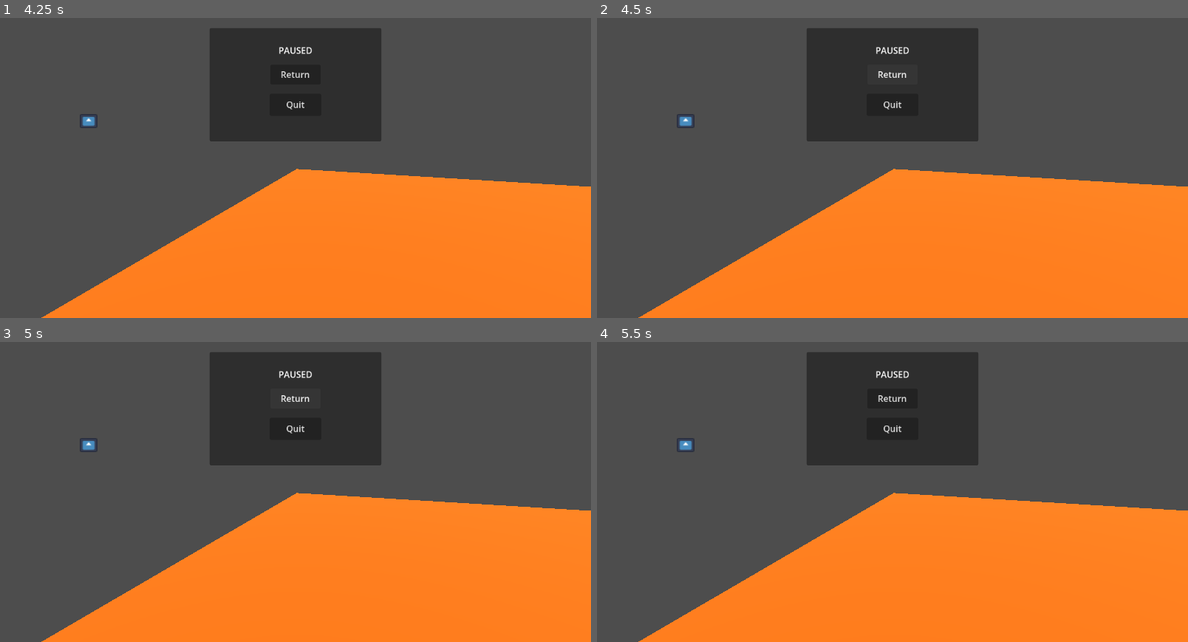
Above: before the commit, frames 1-4 (two rows, left to right).
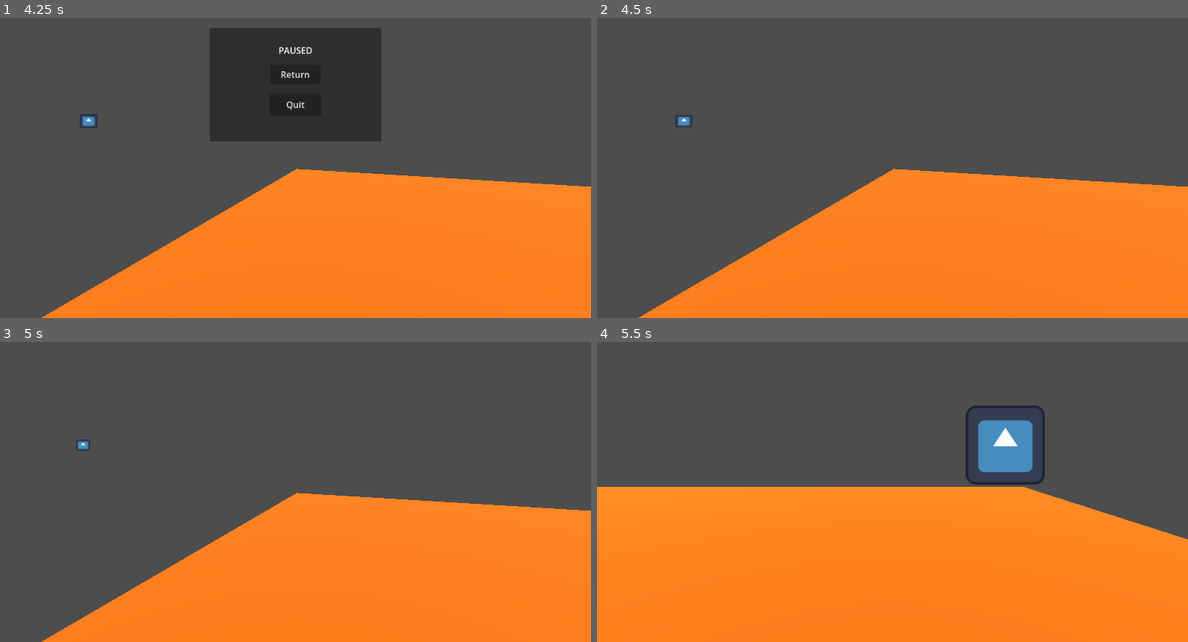
Above: after the commit, the same moments.

Repository: eddysanoli/gmtk-submission-2026
Game: Godot game, scene res://scenes/stage.tscn
The game is run twice, just before and just after one commit, with the same random seed, the same clock (stepped at 60 frames per second) and the same inputs. The engine's default icon, where the game draws it, is replaced by a stand-in: a white triangle on a blue panel in a dark square.
Inputs (mouse positions are in pixels of both pictures, inside the frame that each line leads up to):
- Up to frame 1 (4.25 s): tap Enter at 0.5 s; move the mouse to (425, 102) at 0.52 s; hold D (move_right) 0.53-1.28 s; click (425, 102) at 0.6 s; move the mouse to (177, 141) at 1.27 s; hold S (move_backwards) 1.28-2.03 s; click (177, 141) at 1.35 s; move the mouse to (354, 33) at 2.02 s; hold D (move_right) 2.03-2.78 s; click (354, 33) at 2.1 s; move the mouse to (265, 201) at 2.77 s; hold W (move_forward) 2.78-3.53 s; click (265, 201) at 2.85 s; move the mouse to (472, 180) at 3.52 s; hold A (move_left) from 3.53 s (still down); click (472, 180) at 3.6 s; tap Escape (Pause) at 4.15 s
- Up to frame 2 (4.5 s): release A (move_left) at 4.25 s; click (892, 75) at 4.25 s, where only the run after the commit has a clickable "Return"
- Up to frame 3 (5 s): no input
- Up to frame 4 (5.5 s): move the mouse to (715, 387) at 5.02 s; hold A (move_left) from 5.03 s (still down); click (715, 387) at 5.1 s

Frame 1 is identical in both runs. In frame 2, 10% of the frame differs, in the area x 13-65%, y 3-42%; in frame 3, 11%; in frame 4, 30%, in the area x 0-100%, y 3-100%.

Commit message:
Menú arreglado

Diff:
--- a/scenes/player.gd
+++ b/scenes/player.gd
@@ -16,13 +16,13 @@
 func _input(event):
 	if dead:
 		return
-	if event is InputEventMouseMotion:
+	if (event is InputEventMouseMotion) and (Engine.time_scale != 0):
 		rotation_degrees.y -= event.relative.x * 0.5
 
 func _process(_delta):
 	if dead:
 		return
-	if Input.is_action_just_pressed("shoot"):
+	if (Input.is_action_just_pressed("shoot")) and (Engine.time_scale != 0):
 		shoot()
 	if Input.is_action_just_pressed("Pause"):
 		pause()
@@ -50,7 +50,7 @@
 	cooldown_timer.start()
 
 func pause():
-	get_tree().paused = true
+	Engine.time_scale = 0
 	$CanvasLayer/PauseScreen.show()
 
 func _on_cooldown_timeout():
@@ -58,4 +58,4 @@
 
 func _on_return_button_up():
 	$CanvasLayer/PauseScreen.hide()
-	get_tree().paused = false
+	Engine.time_scale = 1
--- a/scenes/player.tscn
+++ b/scenes/player.tscn
@@ -116,7 +116,7 @@
 offset_left = -105.0
 offset_top = 29.0
 offset_right = 105.0
-offset_bottom = 100.0
+offset_bottom = 56.0
 grow_horizontal = 2
 text = "PAUSED"
 horizontal_alignment = 1
